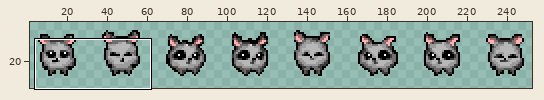
Pixel-art file: Assets/Art/Sprites/Player/mouse_blink.aseprite. Above, an overview of the earlier version with the close-up marked.
Close-up. Old version:
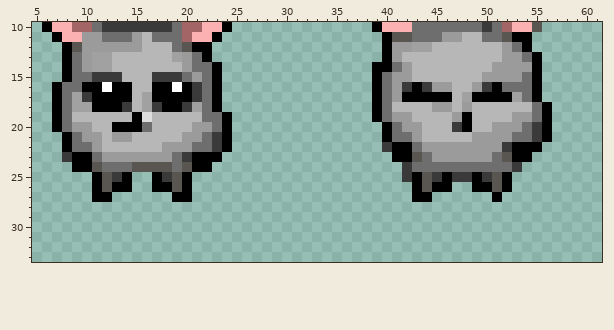
256x34 pixels, 1 frame. Colours within 5 levels of each other are drawn and written as one. Shown: x 5..61, y 10..33. The wide view leaves out empty margins. The commit also changed other parts of the picture, which this record leaves out.
The result:
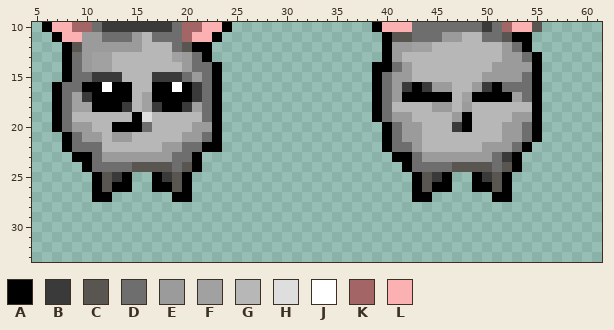
Palette (. is transparent): A #000000  B #3a3a3a  C #595652  D #6e6e6e  E #9b9b9b  F #a1a1a1  G #b7b7b7  H #dedede  J #ffffff  K #a36565  L #fbb1b1
Edits made:
{"y":18,"x":55,"old":"DA","new":"A."}
{"y":19,"x":23,"old":"DA","new":"A."}
{"y":19,"x":55,"old":"DA","new":"A."}
{"y":20,"x":23,"old":"DA","new":"A."}
{"y":20,"x":51,"old":"E","new":"G"}
{"y":20,"x":55,"old":"BA","new":"A."}
{"y":21,"x":23,"old":"BA","new":"A."}
{"y":21,"x":42,"old":"D","new":"E"}
{"y":21,"x":49,"old":"EEE","new":"GGG"}
{"y":21,"x":53,"old":"D","new":"E"}
{"y":21,"x":55,"old":"BA","new":"A."}
{"y":22,"x":11,"old":"E","new":"D"}
{"y":22,"x":20,"old":"E","new":"D"}
{"y":22,"x":22,"old":"DBA","new":"AA."}
{"y":22,"x":40,"old":"BAADEEEEEE","new":"ADDEGGGGGG"}
{"y":22,"x":52,"old":"BA","new":"ED"}
{"y":22,"x":55,"old":"A","new":"."}
{"y":23,"x":8,"old":"B","new":"."}
{"y":23,"x":20,"old":"B","new":"D"}
{"y":23,"x":22,"old":"AA","new":".."}
{"y":23,"x":43,"old":"CD","new":"DE"}
{"y":23,"x":52,"old":"C","new":"B"}
{"y":23,"x":54,"old":"A","new":"."}
{"y":24,"x":9,"old":"A","new":"."}
{"y":24,"x":11,"old":"C","new":"D"}
{"y":24,"x":22,"old":"A","new":"."}
{"y":24,"x":42,"old":"B","new":"A"}
{"y":24,"x":47,"old":"DDDD","new":"CCCC"}
{"y":24,"x":52,"old":"DB","new":"CA"}
{"y":25,"x":42,"old":"B","new":"."}
{"y":25,"x":47,"old":"BB","new":".."}
{"y":27,"x":52,"old":".","new":"A"}
